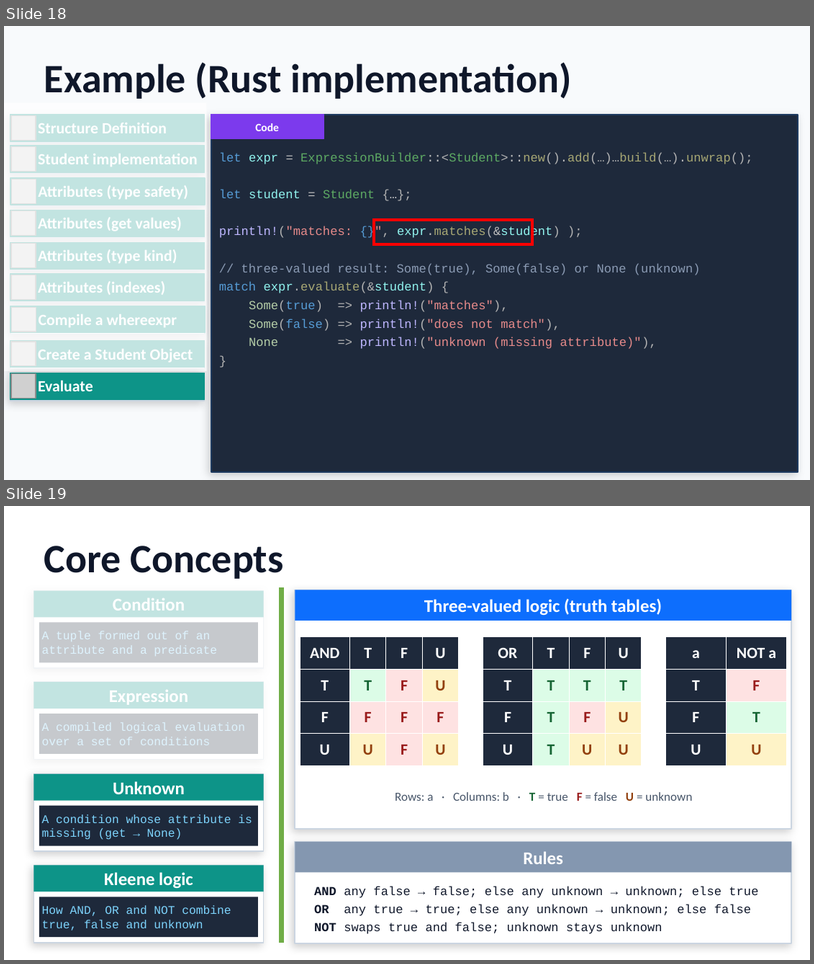
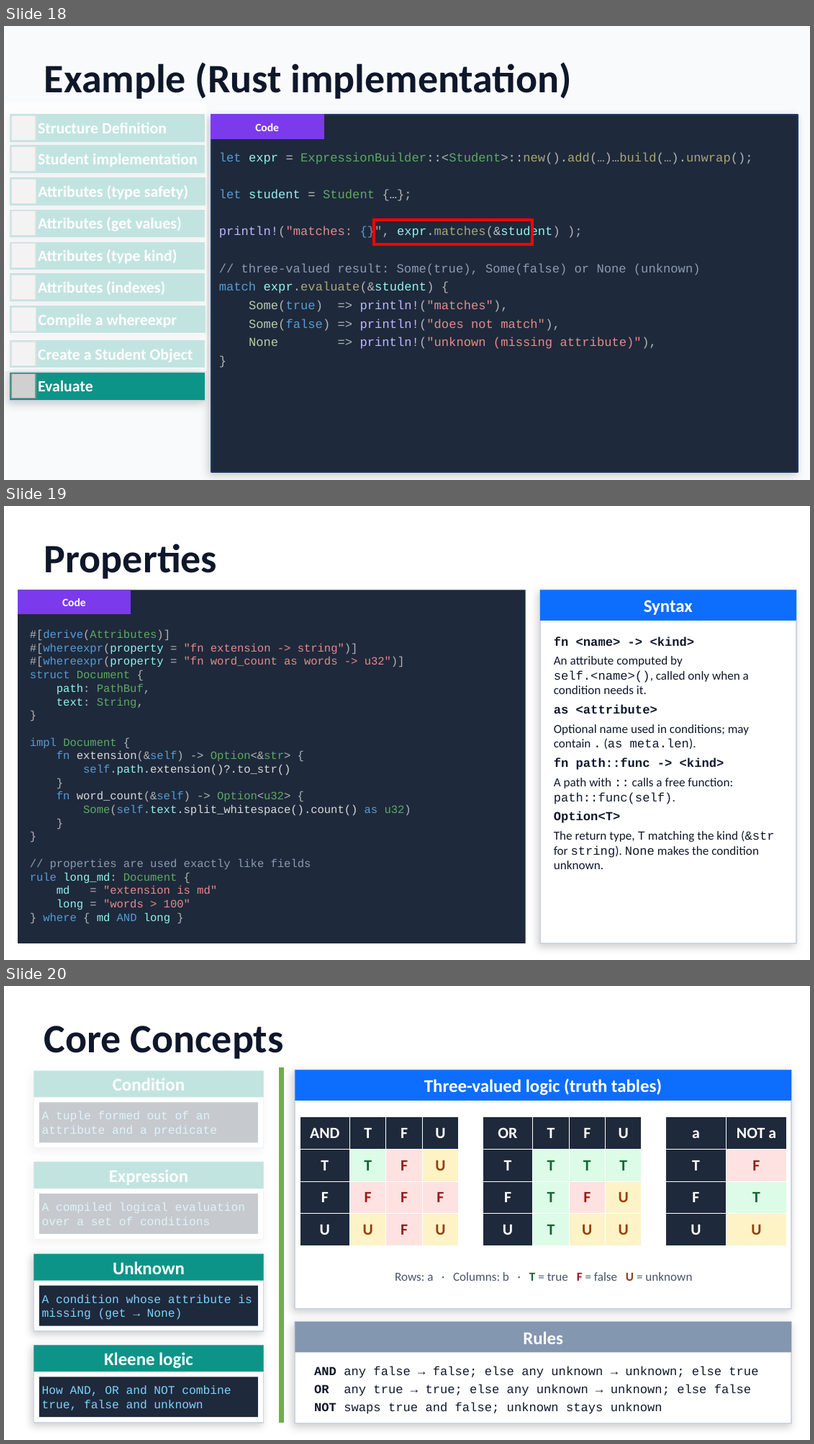
Before and after one commit to gdt050579/whereexpr, a slide deck: whereexpr.pptx. Shown one above the other, each under a label of ours: slides 18 and 19 before the commit, slides 18, 19 and 20 after it. The pictures are 814x964 and 814x1444 pixels, drawn with LibreOffice and Linux fonts; fonts in the diff are those of the drawing; grey boxes stand for pictures. Boxes give left, top, right and bottom in pixels: in the first picture for what was removed or moved away, otherwise in the second. Text is boxed around its words. In the diff, an @@ line names an element or a change of style, - is before the commit and + after.

```diff
--- a/whereexpr.pptx
+++ b/whereexpr.pptx
@@ slide 19 added at [4,506,810,960], background #FFFFFF @@
@@ text added at [44,543,217,579], 36 pt, text #0F172A, bold @@
+Properties
@@ rectangle added at [18,590,526,943], fill #1E293B @@
@@ rectangle added at [18,590,131,614], fill #7C3AED @@
@@ rectangle added at [540,590,797,943], fill #FFFFFF, outline #CBD5E1 1 pt @@
@@ rectangle added at [540,590,797,620], fill #0D6EFD @@
@@ text added at [62,598,86,606], 10 pt, text #FFFFFF, bold @@
+Code
@@ text added at [644,600,693,615], 16 pt, text #FFFFFF, bold @@
+Syntax
@@ text added at [30,630,412,923], 10 pt, text #E68A8A @@
+#[derive(Attributes)]
+#[whereexpr(property = "fn extension -> string")]
+#[whereexpr(property = "fn word_count as words -> u32")]
+struct Document {
+path: PathBuf,
+text: String,
+}
+impl Document {
+fn extension(&self) -> Option<&str> {
+self.path.extension()?.to_str()
+}
+fn word_count(&self) -> Option<u32> {
+Some(self.text.split_whitespace().count() as u32)
+}
+}
+// properties are used exactly like fields
+rule long_md: Document {
+md = "extension is md"
+long = "words > 100"
+} where { md AND long }
@@ text added at [554,636,775,869], 11 pt, text #0F172A @@
+fn <name> -> <kind>
+An attribute computed by self.<name>(), called only when a condition needs it.
+as <attribute>
+Optional name used in conditions; may contain . (as meta.len).
+fn path::func -> <kind>
+A path with :: calls a free function: path::func(self).
+Option<T>
+The return type, T matching the kind (&str for string). None makes the condition unknown.
@@ what was slide 19 is now slide 20 @@
```
Also in this commit, not shown: 7 other files.
